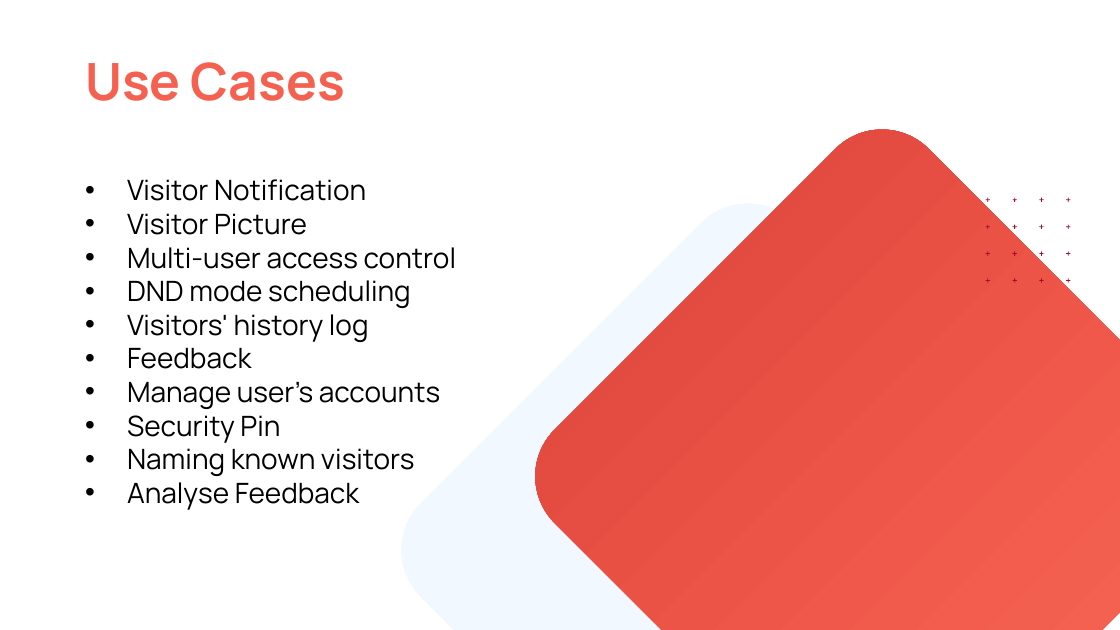
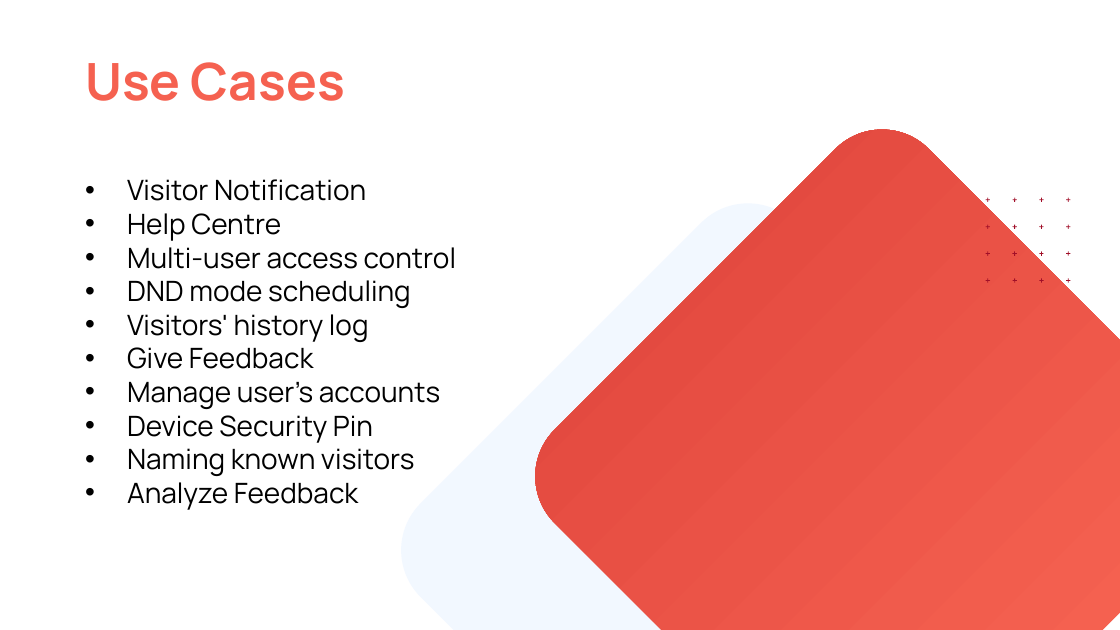
Before and after one commit to emaanfatima118/SmartKnock, a slide deck: slide 6 of 22i-1313_22i-0869_22i-0785_H.pptx. Drawn at 1120x630 pixels with LibreOffice and Linux fonts; fonts in the diff are those of the drawing. Boxes give left, top, right and bottom in pixels: in the first picture for what was removed or moved away, otherwise in the second. Text is boxed around its words. In the diff, an @@ line names an element or a change of style, - is before the commit and + after.

```diff
--- a/22i-1313_22i-0869_22i-0785_H.pptx
+++ b/22i-1313_22i-0869_22i-0785_H.pptx
@@ text at (127,213,281,241): text changed @@
-• Visitor Picture
+• Help Centre
@@ text at (127,347,314,369): text changed @@
-• Feedback
+• Give Feedback
@@ text at (127,415,373,443): text changed @@
-• Security Pin
+• Device Security Pin
@@ text at (127,482,358,510): text changed @@
-• Analyse Feedback
+• Analyze Feedback
```
Also in this commit, not shown: 5 other slides changed, 3 slides added.
